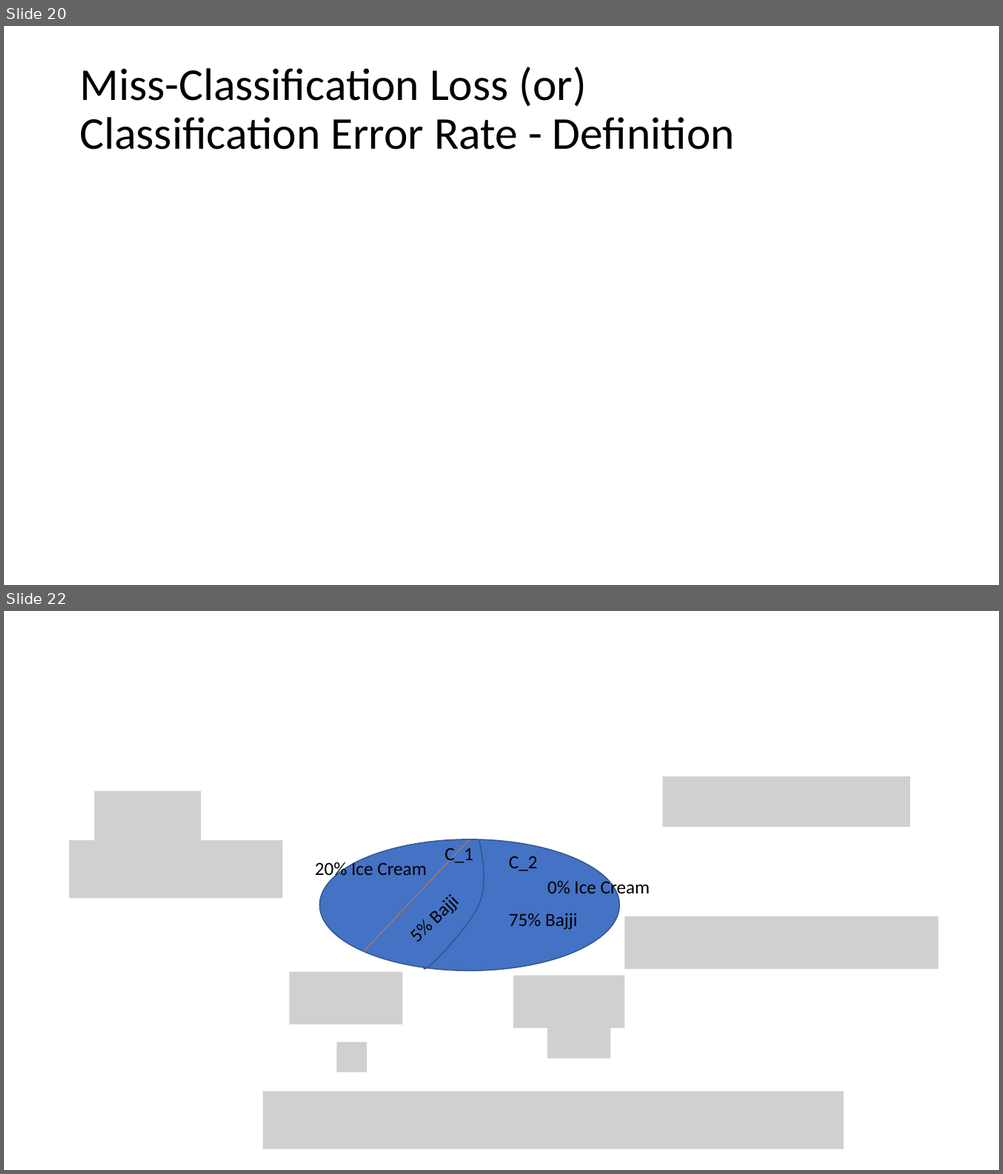
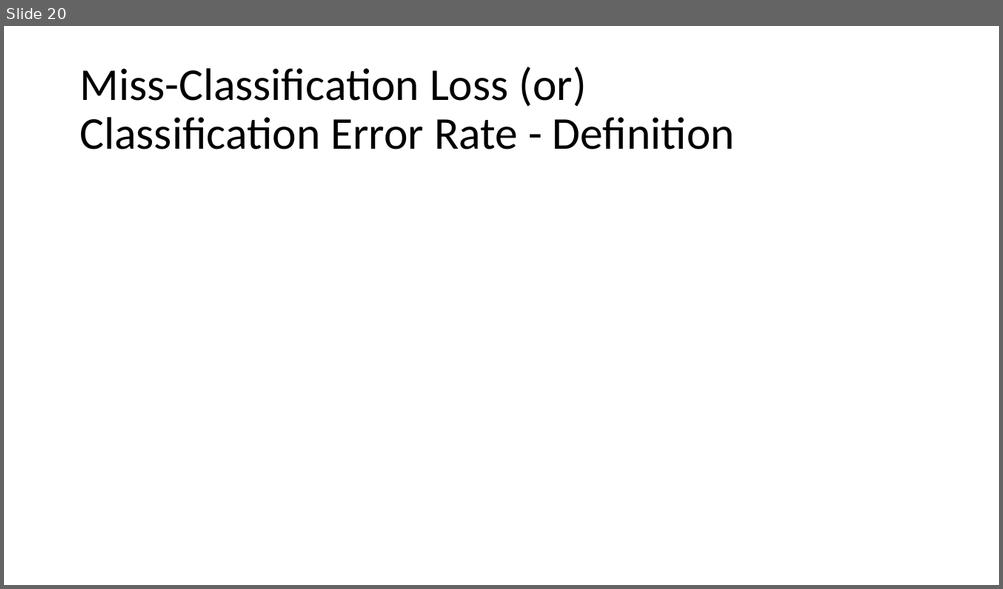
Before and after one commit to meenakshsundaram/AIML, a slide deck: DecisionTrees/DecisionTrees.pptx. Shown one above the other, each under a label of ours: slides 20 and 22 before the commit, slide 20 after it; the slides between them are not shown. The pictures are 1003x1174 and 1003x589 pixels, drawn with LibreOffice and Linux fonts; fonts in the diff are those of the drawing; grey boxes stand for pictures. Boxes give left, top, right and bottom in pixels: in the first picture for what was removed or moved away, otherwise in the second. Text is boxed around its words. In the diff, an @@ line names an element or a change of style, - is before the commit and + after.

```diff
--- a/DecisionTrees/DecisionTrees.pptx
+++ b/DecisionTrees/DecisionTrees.pptx
@@ slide 22 removed at [4,611,999,1170], background #FFFFFF @@
@@ picture removed at [663,777,910,827] @@
@@ picture removed at [94,791,201,844] @@
@@ picture removed at [69,841,282,899] @@
@@ ellipse removed at [319,840,620,971] @@
@@ line removed from (469, 840) to (364, 952) @@
@@ freeform shape removed at [424,840,484,969] @@
@@ text removed at [444,846,473,866] @@
-C_1
@@ text removed at [315,860,427,880] @@
-20% Ice Cream
@@ text removed at [509,856,538,871] @@
-C_2
@@ text removed at [547,878,650,898] @@
-0% Ice Cream
@@ text removed at [509,913,578,930] @@
-75% Bajji
@@ picture removed at [625,916,938,969] @@
@@ text removed at [417,923,433,942] @@
-5% Bajji
@@ picture removed at [289,972,402,1025] @@
@@ picture removed at [514,976,625,1029] @@
@@ picture removed at [547,1029,611,1059] @@
@@ picture removed at [337,1042,367,1072] @@
@@ picture removed at [263,1091,843,1150] @@
```
Also in this commit, not shown: 2 slides changed, 1 slide added.
